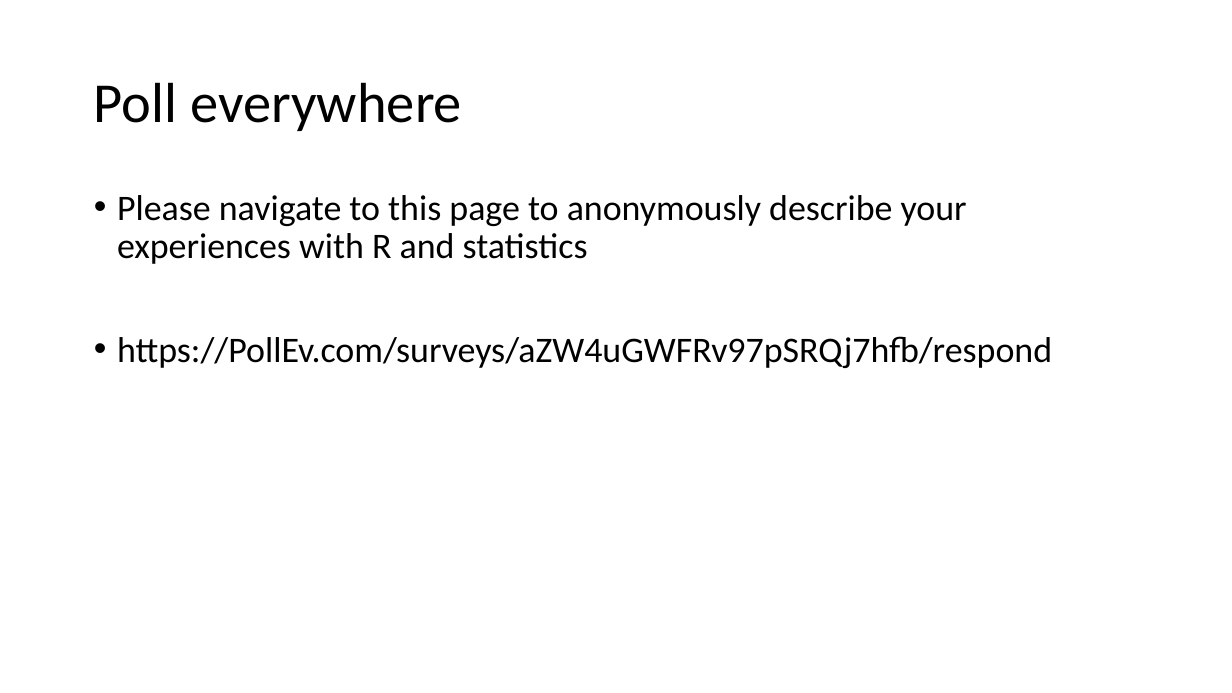
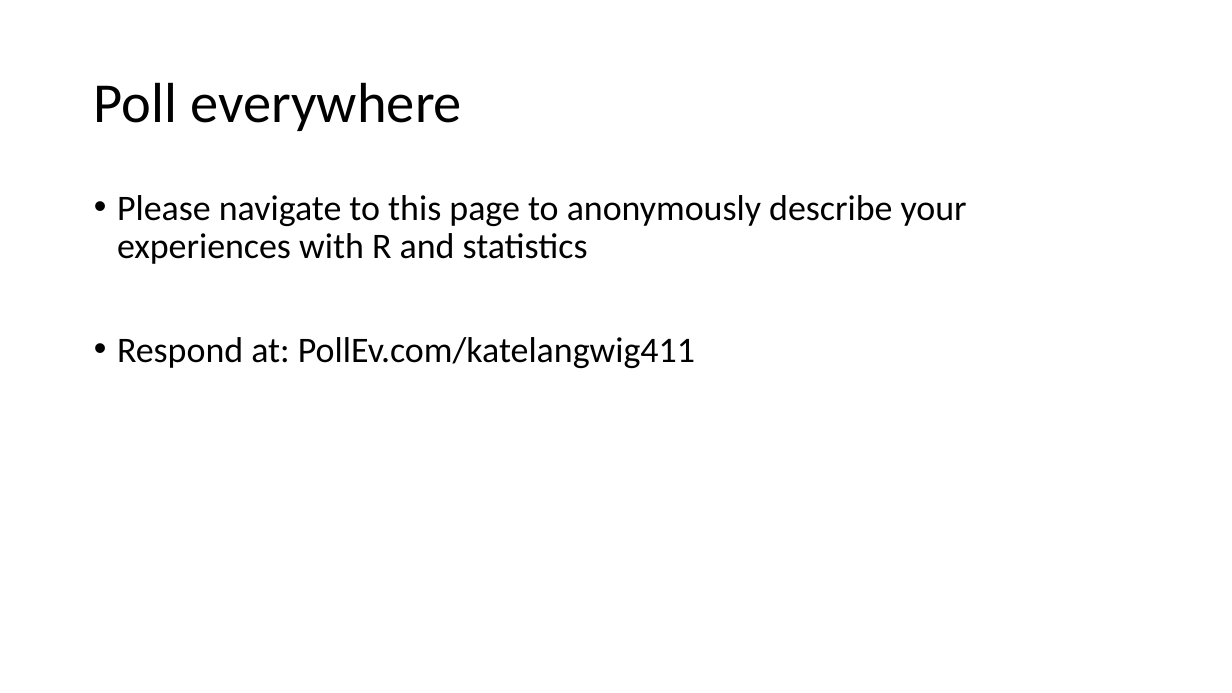
Before and after one commit to VTQuantMethodsEEB/klangwig, a slide deck: slide 4 of lectures/week_1_intro_to_R/le1_intro_to_R.pptx. Drawn at 1232x693 pixels with LibreOffice and Linux fonts; fonts in the diff are those of the drawing. Boxes give left, top, right and bottom in pixels: in the first picture for what was removed or moved away, otherwise in the second. Text is boxed around its words. In the diff, an @@ line names an element or a change of style, - is before the commit and + after.

```diff
--- a/lectures/week_1_intro_to_R/le1_intro_to_R.pptx
+++ b/lectures/week_1_intro_to_R/le1_intro_to_R.pptx
@@ text at (117, 337, 695, 368): text changed @@
-• https://PollEv.com/surveys/aZW4uGWFRv97pSRQj7hfb/respond
+• Respond at: PollEv.com/katelangwig411
```
Also in this commit, not shown: 2 other slides changed, 2 slides added, 30 other files.
